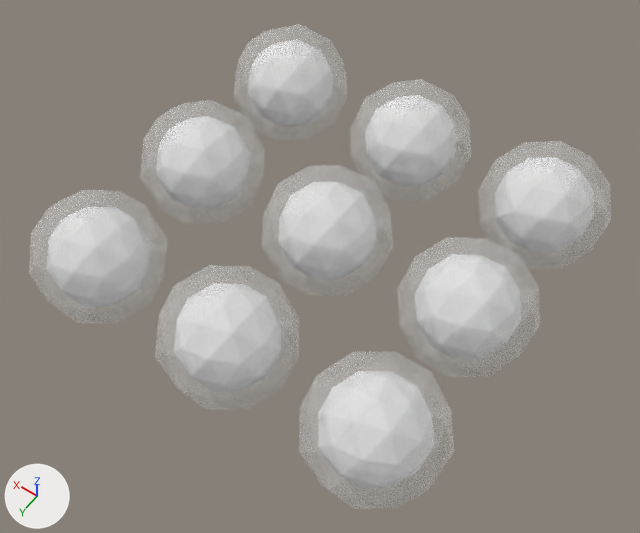
Two versions of the glTF model Assets/GLTF/Orbs/DDOS.gltf, one commit apart.
Before and after are seen from a 50 mm lens placed at (0.222, 1.455, 1.061), pointed at (0.72, 0.758, -0.035). Arrows for +X, +Y and +Z are at lower left; the lights stay in place. The first picture is the older version. Where no turn or scale is listed for an object, it has been applied to the vertices. Vertices at exactly the same position are counted once.

In view in the first picture: '玩家棱角球.001', '玩家棱角球.002', '玩家棱角球.003', '玩家棱角球.004', '玩家棱角球.005', '玩家棱角球.006', '玩家棱角球.007', '玩家棱角球.008', '玩家棱角球.009'.
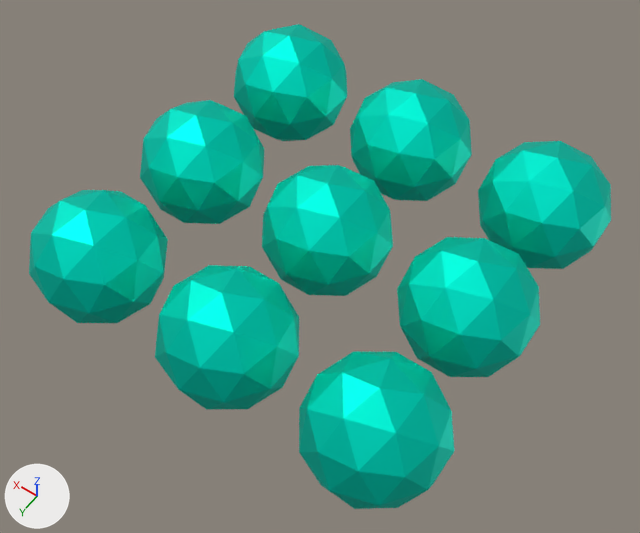
The newer file is also rescaled (x2.008), turned or shifted as a whole; pictures and numbers use the older file's frame.

Pixel boxes [x1, y1, x2, y2] of what changed, in the pictures (640 x 533 px):
part 1 of me_棱角球_007, recoloured
    both: [350, 79, 472, 201]
part 2 of me_棱角球_008, recoloured
    both: [234, 24, 347, 141]
part 3 of me_棱角球_009, recoloured
    both: [397, 237, 540, 377]
part 4 of me_棱角球_010, recoloured
    both: [262, 165, 393, 296]
part 5 of me_棱角球_011, recoloured
    both: [140, 100, 264, 224]
part 6 of me_棱角球_012, recoloured
    both: [299, 351, 454, 509]
part 7 of me_棱角球_013, recoloured
    both: [155, 265, 299, 409]
part 8 of me_棱角球_014, recoloured
    both: [29, 190, 168, 323]
part 9 of me_棱角球_005, recoloured
    both: [478, 141, 611, 269]

The edits, one by one:
Material '材质.007' (mat_材质_007) is new.
Its base color is (0.00254, 0.795, 0.618) (cyan #08e6ce).
Its metallic is 1.0.
Its roughness is 0.567.
me_棱角球_005 has 84 vertices, 160 faces and spans x -0.101..0.101, y -0.106..0.106, z -0.106..0.106.
me_棱角球_005 is used by ob_玩家棱角球_001; location (0.485, 0.47, 0.0).
me_棱角球_005 part 9: all 80 faces that had it switch from mat_材质_006 (white #ffffff) to mat_材质_007 (cyan #08e6ce).
me_棱角球_007 has 84 vertices, 160 faces and spans x -0.101..0.101, y -0.106..0.106, z -0.106..0.106.
me_棱角球_007 is used by ob_玩家棱角球_002; location (0.737, 0.47, 0.0).
me_棱角球_007 part 1: all 80 faces that had it switch from mat_材质_006 (white #ffffff) to mat_材质_007 (cyan #08e6ce).
me_棱角球_008 has 84 vertices, 160 faces and spans x -0.101..0.101, y -0.106..0.106, z -0.106..0.106.
me_棱角球_008 is used by ob_玩家棱角球_003; location (0.99, 0.47, 0.0).
me_棱角球_008 part 2: all 80 faces that had it switch from mat_材质_006 (white #ffffff) to mat_材质_007 (cyan #08e6ce).
me_棱角球_009 has 84 vertices, 160 faces and spans x -0.101..0.101, y -0.106..0.106, z -0.106..0.106.
me_棱角球_009 is used by ob_玩家棱角球_004; location (0.485, 0.715, 0.0).
me_棱角球_009 part 3: all 80 faces that had it switch from mat_材质_006 (white #ffffff) to mat_材质_007 (cyan #08e6ce).
me_棱角球_010 has 84 vertices, 160 faces and spans x -0.101..0.101, y -0.106..0.106, z -0.106..0.106.
me_棱角球_010 is used by ob_玩家棱角球_005; location (0.737, 0.715, 0.0).
me_棱角球_010 part 4: all 80 faces that had it switch from mat_材质_006 (white #ffffff) to mat_材质_007 (cyan #08e6ce).
me_棱角球_011 has 84 vertices, 160 faces and spans x -0.101..0.101, y -0.106..0.106, z -0.106..0.106.
me_棱角球_011 is used by ob_玩家棱角球_006; location (0.99, 0.715, 0.0).
me_棱角球_011 part 5: all 80 faces that had it switch from mat_材质_006 (white #ffffff) to mat_材质_007 (cyan #08e6ce).
me_棱角球_012 has 84 vertices, 160 faces and spans x -0.101..0.101, y -0.106..0.106, z -0.106..0.106.
me_棱角球_012 is used by ob_玩家棱角球_007; location (0.485, 0.96, 0.0).
me_棱角球_012 part 6: all 80 faces that had it switch from mat_材质_006 (white #ffffff) to mat_材质_007 (cyan #08e6ce).
me_棱角球_013 has 84 vertices, 160 faces and spans x -0.101..0.101, y -0.106..0.106, z -0.106..0.106.
me_棱角球_013 is used by ob_玩家棱角球_008; location (0.737, 0.96, 0.0).
me_棱角球_013 part 7: all 80 faces that had it switch from mat_材质_006 (white #ffffff) to mat_材质_007 (cyan #08e6ce).
me_棱角球_014 has 84 vertices, 160 faces and spans x -0.101..0.101, y -0.106..0.106, z -0.106..0.106.
me_棱角球_014 is used by ob_玩家棱角球_009; location (0.99, 0.96, 0.0).
me_棱角球_014 part 8: all 80 faces that had it switch from mat_材质_006 (white #ffffff) to mat_材质_007 (cyan #08e6ce).
